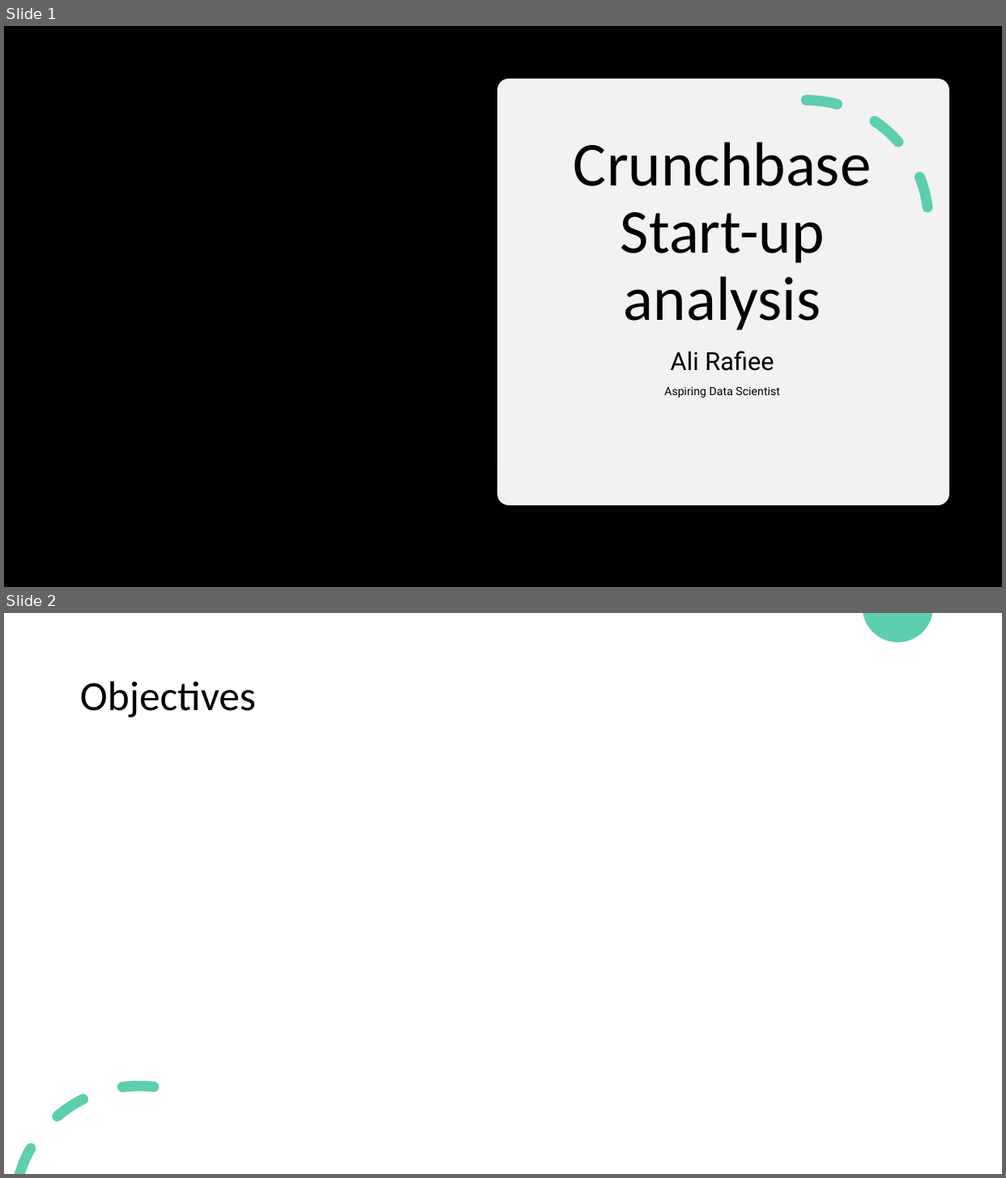
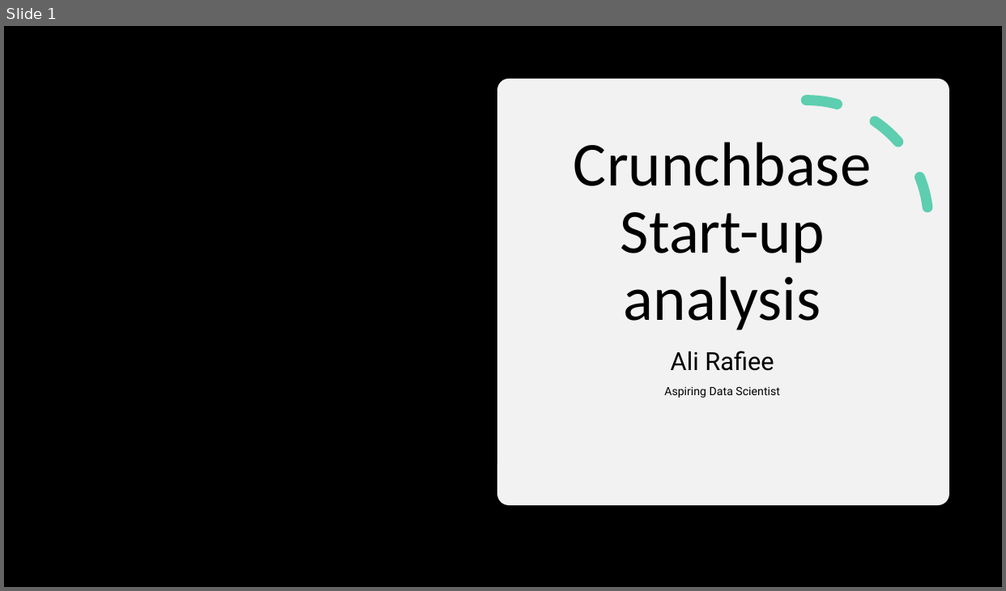
Before and after one commit to AliRafieePour/Data-analytics-projects, a slide deck: Analysis of Crunchbase start-ups/Crunchbase start-up analysis Presentation.pptx. Shown one above the other, each under a label of ours: slides 1 and 2 before the commit, slide 1 after it. The pictures are 1006x1178 and 1006x591 pixels, drawn with LibreOffice and Linux fonts; fonts in the diff are those of the drawing; background and template pictures are left out. Boxes give left, top, right and bottom in pixels: in the first picture for what was removed or moved away, otherwise in the second. Text is boxed around its words. In the diff, an @@ line names an element or a change of style, - is before the commit and + after.

```diff
--- a/Analysis of Crunchbase start-ups/Crunchbase start-up analysis Presentation.pptx
+++ b/Analysis of Crunchbase start-ups/Crunchbase start-up analysis Presentation.pptx
@@ slide 2 removed at <box>4,613,1002,1174</box>, background #FFFFFF @@
@@ freeform shape removed at <box>863,613,933,642</box> @@
@@ title removed at <box>80,681,256,717</box> @@
-Objectives
@@ freeform shape removed at <box>15,1081,160,1174</box> @@
```
Also in this commit, not shown: 6 slides added, 4 other slides removed, 2 other files.
